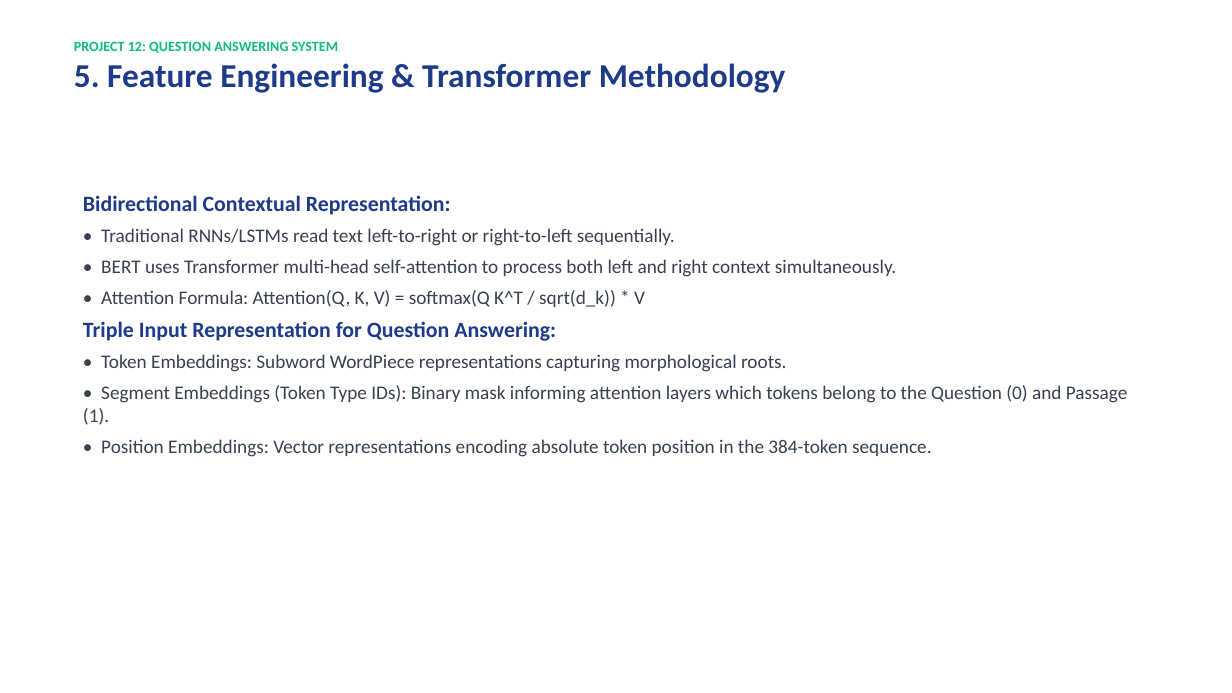
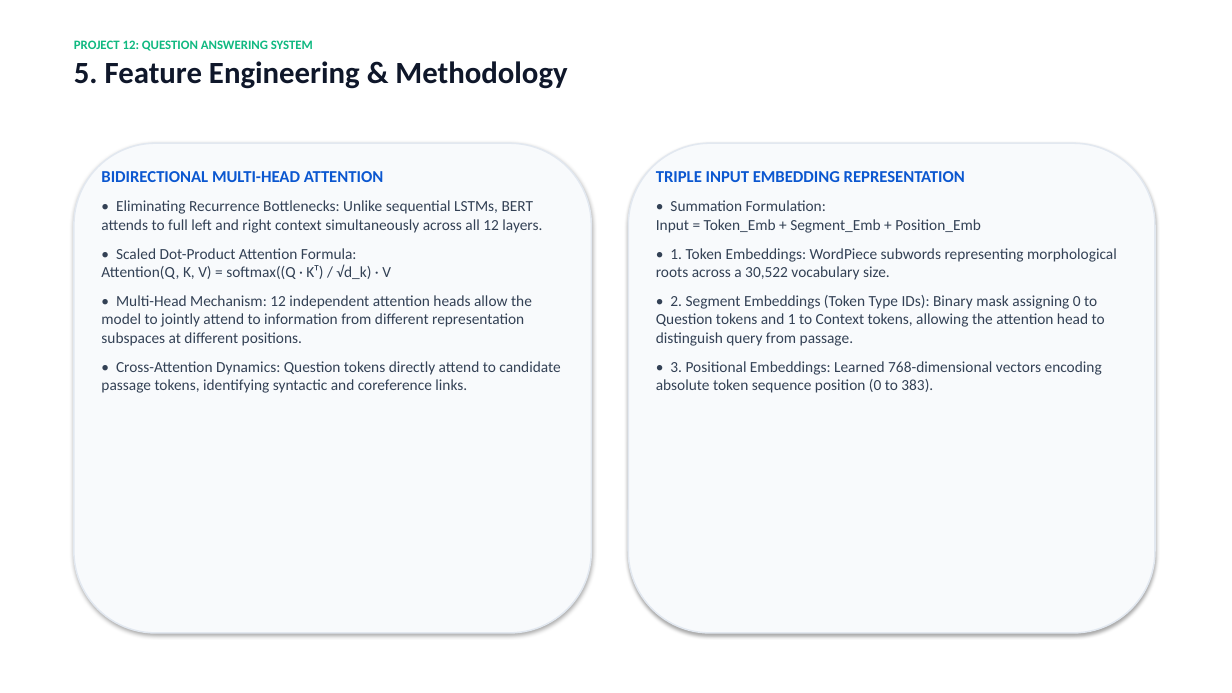
Before and after one commit to akash77007/NLP_Question-Answering-System, a slide deck: slide 6 of docs/Project_12_Presentation.pptx. Drawn at 1232x693 pixels with LibreOffice and Linux fonts; fonts in the diff are those of the drawing. Boxes give left, top, right and bottom in pixels: in the first picture for what was removed or moved away, otherwise in the second. Text is boxed around its words. In the diff, an @@ line names an element or a change of style, - is before the commit and + after.

```diff
--- a/docs/Project_12_Presentation.pptx
+++ b/docs/Project_12_Presentation.pptx
@@ text at box(74, 40, 313, 51): size 11 to 10 pt in "PROJECT 12: QUESTION ANSWERING SYSTEM" @@
@@ text at box(74, 61, 567, 89): text changed; size 26 to 24 pt; text colour #1E3A8A to #0F172A @@
-5. Feature Engineering & Transformer Methodology
+5. Feature Engineering & Methodology
@@ rounded rectangle added at box(74, 143, 592, 633), fill #F8FAFC, outline #E2E8F0 1.2 pt @@
@@ rounded rectangle added at box(628, 143, 1155, 633), fill #F8FAFC, outline #E2E8F0 1.2 pt @@
@@ text added at box(101, 171, 560, 393), 12 pt, text #334155 @@
+BIDIRECTIONAL MULTI-HEAD ATTENTION
+• Eliminating Recurrence Bottlenecks: Unlike sequential LSTMs, BERT attends to full left and right context simultaneously across all 12 layers.
+• Scaled Dot-Product Attention Formula:
+Attention(Q, K, V) = softmax((Q · Kᵀ) / √d_k) · V
+• Multi-Head Mechanism: 12 independent attention heads allow the model to jointly attend to information from different representation subspaces at different positions.
+• Cross-Attention Dynamics: Question tokens directly attend to candidate passage tokens, identifying syntactic and coreference links.
@@ text added at box(656, 171, 1117, 393), 12 pt, text #334155 @@
+TRIPLE INPUT EMBEDDING REPRESENTATION
+• Summation Formulation:
+Input = Token_Emb + Segment_Emb + Position_Emb
+• 1. Token Embeddings: WordPiece subwords representing morphological roots across a 30,522 vocabulary size.
+• 2. Segment Embeddings (Token Type IDs): Binary mask assigning 0 to Question tokens and 1 to Context tokens, allowing the attention head to distinguish query from passage.
+• 3. Positional Embeddings: Learned 768-dimensional vectors encoding absolute token sequence position (0 to 383).
@@ text removed at box(83, 195, 1127, 457) @@
-Bidirectional Contextual Representation:
-• Traditional RNNs/LSTMs read text left-to-right or right-to-left sequentially.
-• BERT uses Transformer multi-head self-attention to process both left and right context simultaneously.
-• Attention Formula: Attention(Q, K, V) = softmax(Q K^T / sqrt(d_k)) * V
-Triple Input Representation for Question Answering:
-• Token Embeddings: Subword WordPiece representations capturing morphological roots.
-• Segment Embeddings (Token Type IDs): Binary mask informing attention layers which tokens belong to the Question (0) and Passage (1).
-• Position Embeddings: Vector representations encoding absolute token position in the 384-token sequence.
```
Also in this commit, not shown: 6 other slides changed, 3 slides added, 3 slides removed, 2 other files.
